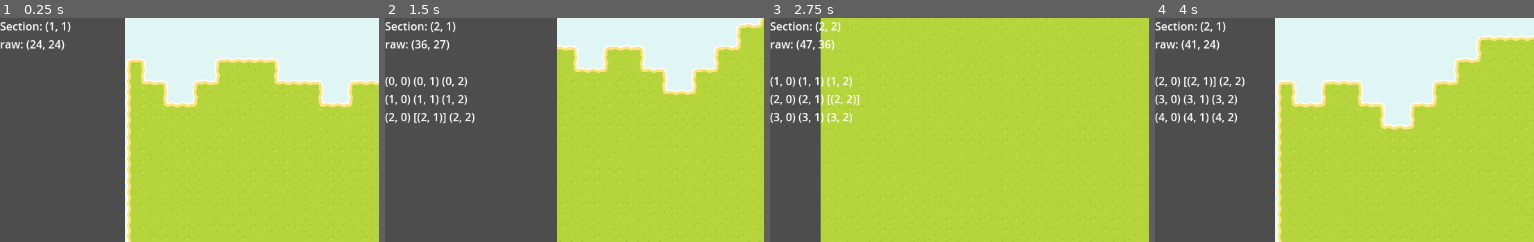
Above: before the commit, frames 1-4 (left to right).
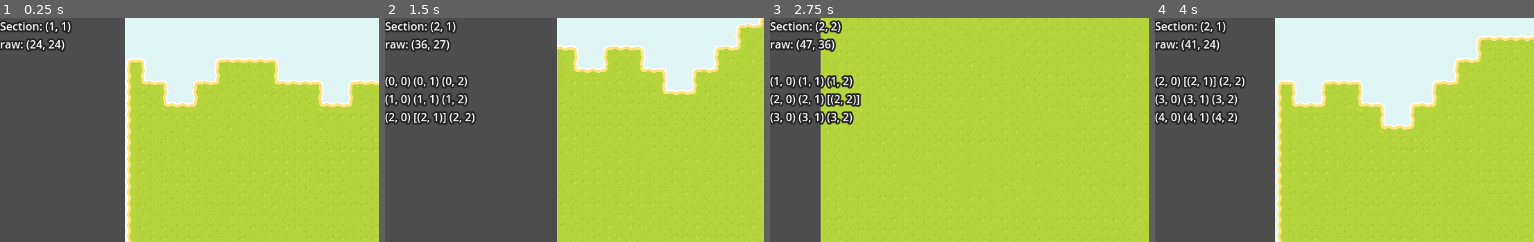
Above: after the commit, the same moments.

Repository: Sammy-T/Aero-Fight
Game: Godot game, scene res://scenes/level.tscn
The game is run twice, just before and just after one commit, with the same random seed, the same clock (stepped at 60 frames per second) and the same inputs.
Inputs:
- Up to frame 1 (0.25 s): no input
- Up to frame 2 (1.5 s): tap Enter at 0.5 s; hold Right (ui_right) 0.53-1.28 s; hold Down (ui_down) from 1.28 s (still down)
- Up to frame 3 (2.75 s): release Down (ui_down) at 2.03 s; hold Right (ui_right) from 2.03 s (still down)
- Up to frame 4 (4 s): release Right (ui_right) at 2.78 s; hold Up (ui_up) 2.78-3.53 s; hold Left (ui_left) from 3.53 s (still down)
The pictures show only the part of the screen within x 0-50%, y 0-50%; the shares and areas given below are measured in that part.

The runs differ from the first frame. In frame 1, 1.0% of the frame differs, in the area x 0-19%, y 1-16%; in frame 2, 3.2%; in frame 3, 3.9%, in the area x 0-25%, y 0-48%; in frame 4, 3.2%.

Commit message:
Add outline to debug text ui

Diff:
--- a/scenes/level.tscn
+++ b/scenes/level.tscn
@@ -7,6 +7,10 @@
 
 [sub_resource type="FastNoiseLite" id="FastNoiseLite_j3dcp"]
 frequency = 0.02
+
+[sub_resource type="LabelSettings" id="LabelSettings_byoym"]
+outline_size = 10
+outline_color = Color(0.137255, 0.137255, 0.137255, 1)
 
 [sub_resource type="TileSetAtlasSource" id="TileSetAtlasSource_xf7lh"]
 resource_name = "Environment"
@@ -481,10 +485,12 @@
 [node name="CurrSection" type="Label" parent="CanvasLayer/DebugUI"]
 unique_name_in_owner = true
 layout_mode = 2
+label_settings = SubResource("LabelSettings_byoym")
 
 [node name="LoadedSections" type="Label" parent="CanvasLayer/DebugUI"]
 unique_name_in_owner = true
 layout_mode = 2
+label_settings = SubResource("LabelSettings_byoym")
 
 [node name="TileMap" type="TileMap" parent="."]
 unique_name_in_owner = true
Not shown: 1 places in scenes/level.tscn that only renumber resources
